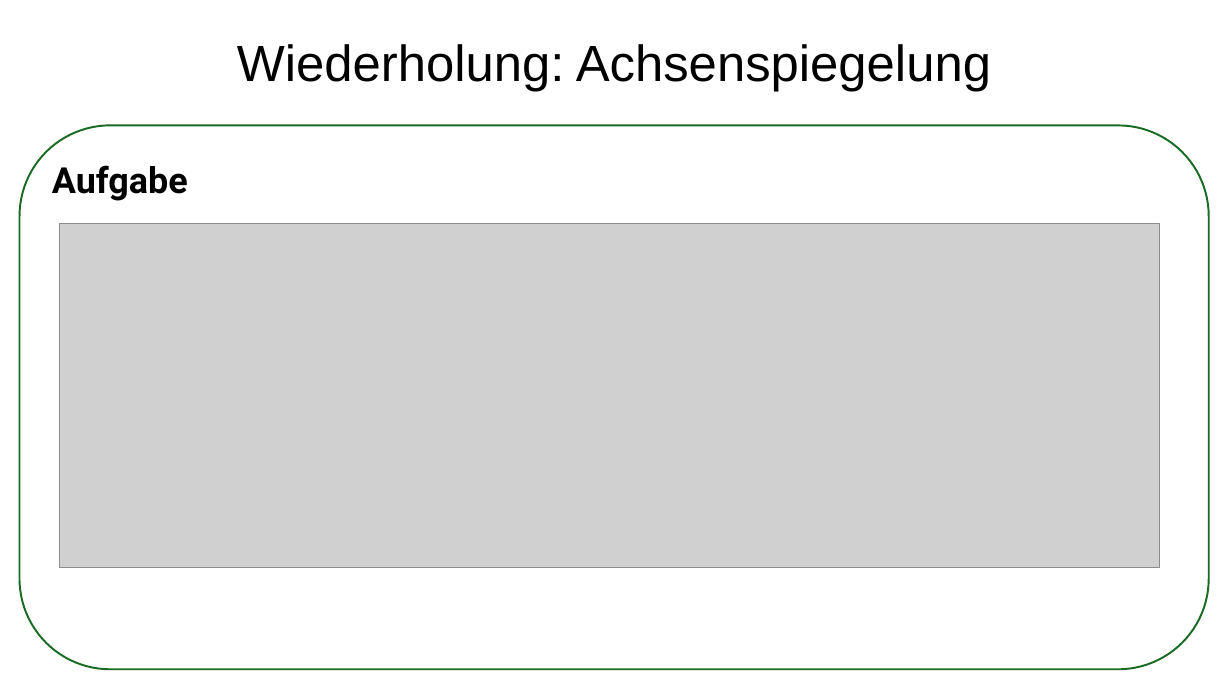
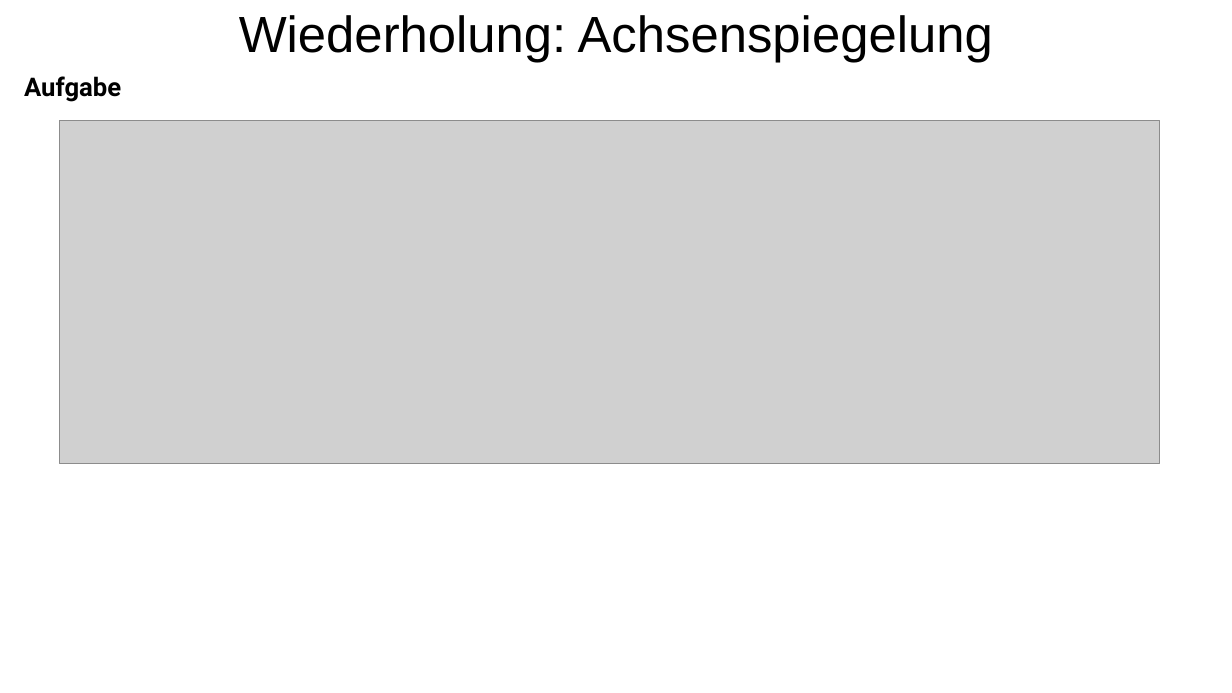
Before and after one commit to arvicodes/JohnnyMonkey, a slide deck: slide 7 of J-M-Reihen/Mathe/Klasse 7/Kap.3 - Geometrische Abbildungen/#_Reihenplan.pptx (slide 9 before the commit). Drawn at 1232x693 pixels with LibreOffice and Linux fonts; fonts in the diff are those of the drawing; grey boxes stand for pictures. Boxes give left, top, right and bottom in pixels: in the first picture for what was removed or moved away, otherwise in the second. Text is boxed around its words. In the diff, an @@ line names an element or a change of style, - is before the commit and + after.

```diff
--- a/J-M-Reihen/Mathe/Klasse 7/Kap.3 - Geometrische Abbildungen/#_Reihenplan.pptx
+++ b/J-M-Reihen/Mathe/Klasse 7/Kap.3 - Geometrische Abbildungen/#_Reihenplan.pptx
@@ text "Wiederholung: Achsenspiegelung": place and size @@
-text "Wiederholung: Achsenspiegelung" at <box>237,44,991,92</box>
+text "Wiederholung: Achsenspiegelung" at <box>239,15,993,63</box>
@@ text "Aufgabe": place and size @@
-text "Aufgabe" at <box>52,165,188,201</box>
+text "Aufgabe" at <box>24,76,121,102</box>
@@ text "Aufgabe" at <box>24,76,121,102</box>: size 28 to 20 pt @@
@@ rounded rectangle removed at <box>19,126,1209,670</box> @@
@@ picture: place and size @@
-picture at <box>59,224,1160,567</box>
+picture at <box>59,120,1160,464</box>
```
Also in this commit, not shown: 3 other slides changed, 2 slides removed, 22 other files.
